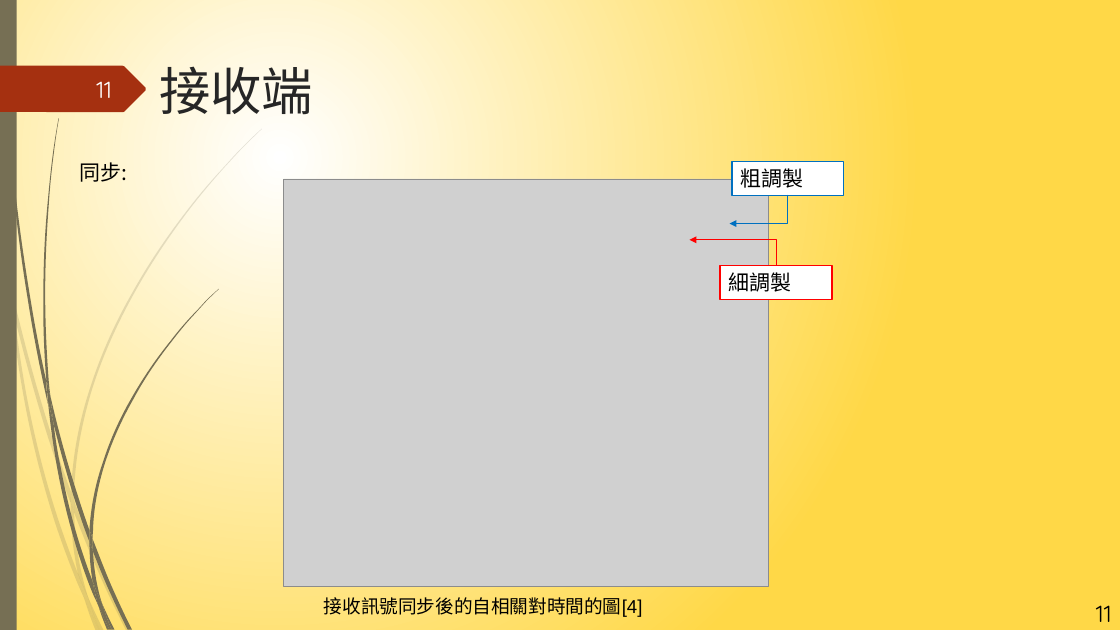
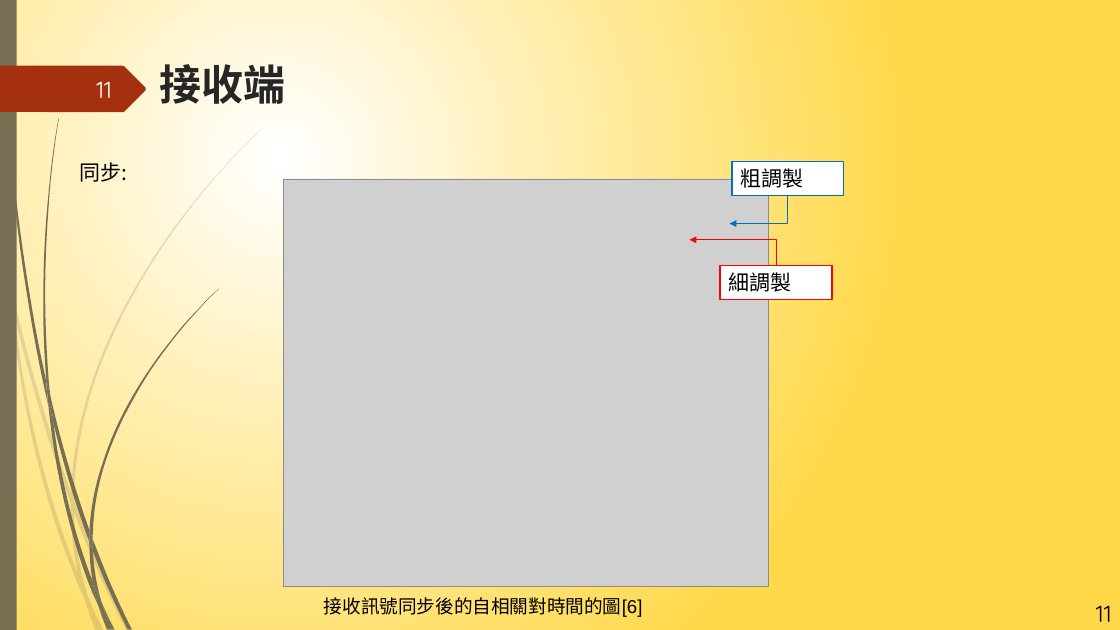
Before and after one commit to NIUWCSP/OTSM, a slide deck: slide 11 of report/以SDR實現OTSM通訊技術.pptx. Drawn at 1120x630 pixels with LibreOffice and Linux fonts; fonts in the diff are those of the drawing; grey boxes stand for pictures. Boxes give left, top, right and bottom in pixels: in the first picture for what was removed or moved away, otherwise in the second. Text is boxed around its words. In the diff, an @@ line names an element or a change of style, - is before the commit and + after.

```diff
--- a/report/以SDR實現OTSM通訊技術.pptx
+++ b/report/以SDR實現OTSM通訊技術.pptx
@@ title "接收端" at (x1=159, y1=64, x2=285, y2=104): size 44 to 36 pt, bold on @@
@@ text at (x1=324, y1=597, x2=643, y2=617): text changed @@
-接收訊號同步後的自相關對時間的圖[4]
+接收訊號同步後的自相關對時間的圖[6]
```
Also in this commit, not shown: 17 other slides changed, 1 slide removed.
